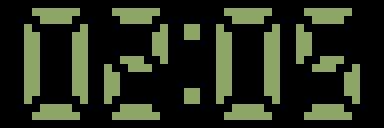
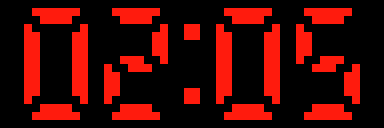
The second 384x128 image is a revision of the first. Changes to its layers:
painted on "Layer 5" over left=184, top=8, right=360, bottom=120
painted on "Layer 4" over left=216, top=8, right=280, bottom=120
painted on "Layer 3" over left=104, top=8, right=168, bottom=120
painted on "Layer 2" over left=24, top=8, right=88, bottom=120
